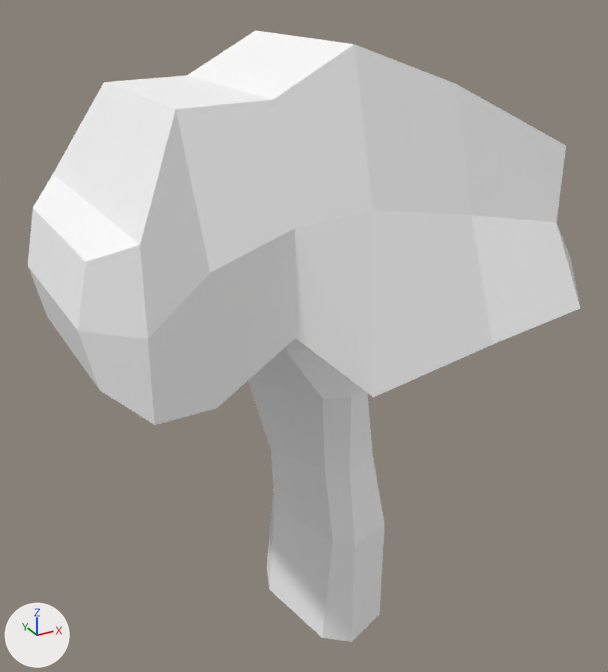
The glTF model assets/objects/Vegetables/Broccolli/Broccolli.glb as it was, and as the next commit left it.
Rendered twice from a 50 mm lens placed at (-3.11, -5.39, 5.39), pointed at (-0.15, -0.01, 2.69). Arrows for +X, +Y and +Z are at lower left; the lights stay in place. The older version comes first. Vertices at exactly the same position are counted once.
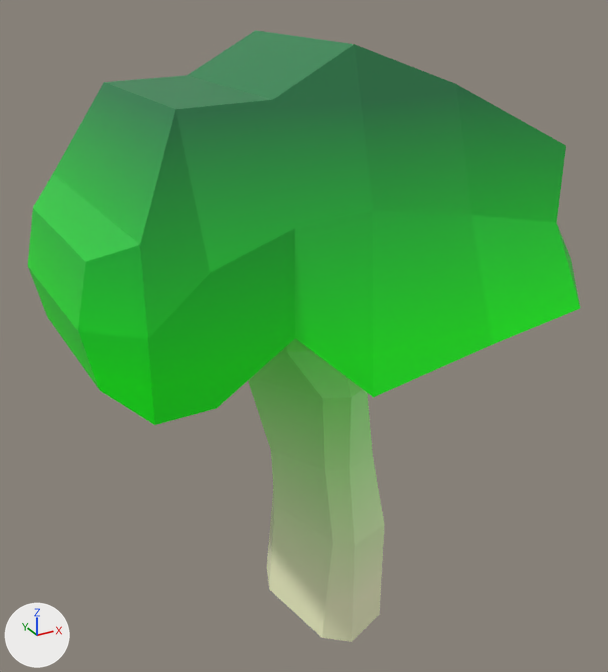
Location of each change, [x1, y1, x2, y2] in pixels of the pictures (608 x 672 px):
'Cube', surface changed (white to green): [28, 30, 580, 425] in both
'Cylinder', surface changed (white to green): [248, 339, 385, 642] in both

The edits, one by one:
Picture 'Broccolli Leaf Texture' (img_broccolli_leaf_texture) is new.
Picture 'Broccolli Stem Texture' (img_broccolli_stem_texture) is new.
In material 'Material.001' (mat_material_001), base_color is no longer (1.0, 1.0, 1.0), white #ffffff.
In material 'Material.001' (mat_material_001), texture is now set to img_broccolli_stem_texture.
In material 'Material.002' (mat_material_002), base_color is no longer (1.0, 1.0, 1.0), white #ffffff.
In material 'Material.002' (mat_material_002), texture is now set to img_broccolli_leaf_texture.
me_cylinder has 48 vertices, 92 faces and spans x -1.07..1.12, y -0.6..0.73, z -0.04..3.24.
me_cylinder is used by ob_cylinder; location (0.0, 0.0, 0.0).
me_cylinder part 1: texture (UV) coordinates of 92 of 92 faces, centred in x -0.76..0.71, y -0.56..0.69, z 0.0..2.95, changed; they spanned u 0.0..1.0, v 0.01..1.0 and now span u 0.0..1.0, v 0.0..0.85.
me_cube_002 has 48 vertices, 92 faces and spans x -2.07..1.89, y -1.33..1.0, z -0.53..1.61.
me_cube_002 is used by ob_cube; location (0.0, 0.0, 3.336).
me_cube_002 part 2: texture (UV) coordinates of 92 of 92 faces, centred in x -2.04..1.76, y -1.22..1.0, z -0.52..1.51, changed; they spanned u 0.12..0.88, v 0.0..1.0 and now span u 0.0..1.0, v 0.0..0.96.
